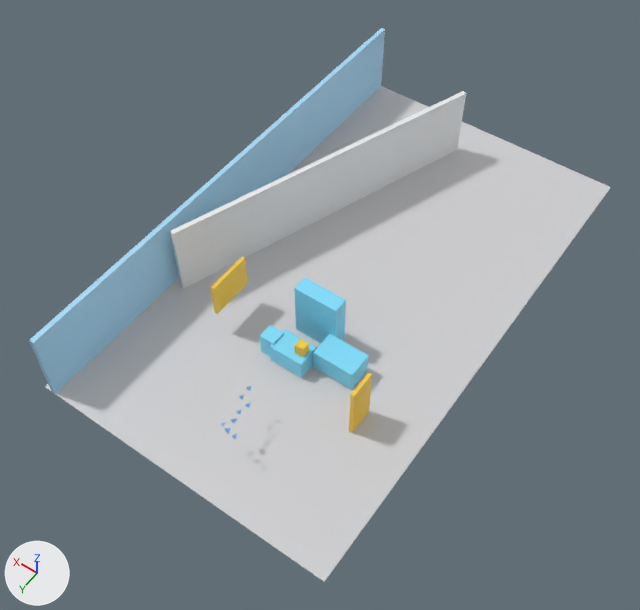
The glTF model outputs/scenes/planevue_video_sample_room_demo.glb, before and after one commit.
Camera for both pictures: a 50 mm camera at (-10.2, 10.5, 24.1) aimed at (0.6, -4.7, 0.3). Lighting does not change. The marker at lower left points along +X, +Y and +Z. The picture after the commit comes second.

The scene before the commit, as lines of its bpy script (objects in view):
```python
ob_camera_6 = bpy.data.objects.new('camera_6', me_geometry_9)
ob_camera_6.location = (0.0, 0.0, 0.0)
ob_camera_7 = bpy.data.objects.new('camera_7', me_geometry_10)
ob_camera_7.location = (0.0, 0.0, 0.0)
ob_camera_8 = bpy.data.objects.new('camera_8', me_geometry_11)
ob_camera_8.location = (0.0, 0.0, 0.0)
ob_camera_9 = bpy.data.objects.new('camera_9', me_geometry_12)
ob_camera_9.location = (0.0, 0.0, 0.0)
ob_floor_slab = bpy.data.objects.new('floor_slab', me_geometry_0)
ob_floor_slab.location = (0.0, 0.0, 0.0)
ob_object_obj_sofa_01_sofa = bpy.data.objects.new('object_OBJ_SOFA_01_sofa', me_geometry_18)
ob_object_obj_sofa_01_sofa.location = (0.0, 0.0, 0.0)
ob_wall_cmp_1_inferred = bpy.data.objects.new('wall_cmp_1_inferred', me_geometry_2)
ob_wall_cmp_1_inferred.location = (0.0, 0.0, 0.0)
ob_wall_obs_1 = bpy.data.objects.new('wall_obs_1', me_geometry_1)
ob_wall_obs_1.location = (0.0, 0.0, 0.0)
# also in view: 'object_OBJ_CABINET_01_cabinet' at (0.0, -3.8, 1.1); 'object_OBJ_DOOR_01_door' at (-2.9, -1.8, 1.0); 'object_OBJ_TABLE_01_table' at (0.1, -2.5, 0.4); 'object_OBJ_WINDOW_01_window' at (2.9, -2.8, 1.5)
```
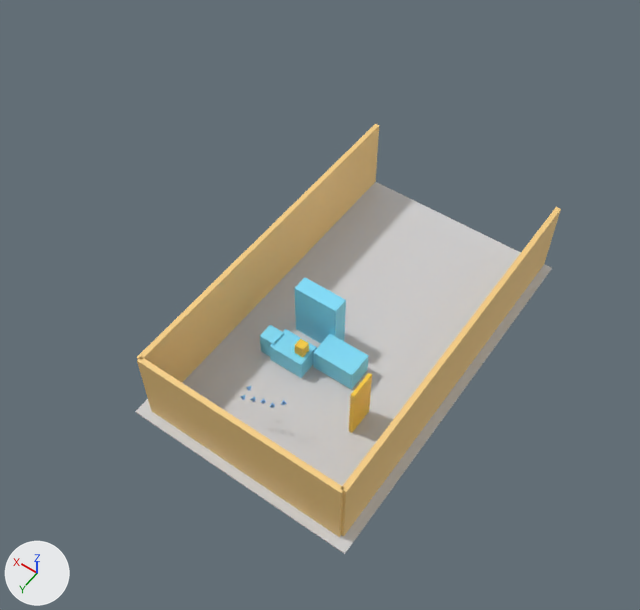
Not visible in the pictures: 'camera_7', 'camera_9'.

What differs and where, as boxes [x1, y1, x2, y2] in the pictures (640 x 610 px):
```json
{"object": "floor_slab", "change": "moved, rescaled", "before": [45, 86, 611, 582], "after": [135, 182, 552, 554], "on screen": "26% narrower, 25% shorter"}
{"object": "wall_cmp_1_inferred", "change": "deleted", "before": [29, 28, 385, 394], "on screen": "blue"}
{"object": "wall_obs_1", "change": "deleted", "before": [170, 91, 466, 289]}
{"object": "wall_cmp_2_generated", "change": "added", "after": [137, 124, 379, 382], "on screen": "brown"}
{"object": "wall_cmp_1_generated", "change": "added", "after": [137, 357, 345, 537], "on screen": "brown"}
{"object": "wall_cmp_3_generated", "change": "added", "after": [341, 207, 561, 536]}
{"object": "camera_6", "change": "deleted", "before": [232, 434, 237, 439]}
{"object": "camera_8", "change": "deleted", "before": [221, 423, 226, 427]}
```

Scene script edits in JSON lines:
```json
{"block": "me_geometry_0", "where": "# used by ob_floor_slab; location = (0.0, 0.0, 0.0)"}
{"op": "remove", "block": "me_geometry_0", "code": "me_geometry_0.from_pydata(...)  # 8 vertices, 12 faces; spans x -5.0..6.0, y -16.0..3.0, z -0.1..0.0"}
{"op": "add", "block": "me_geometry_0", "code": "me_geometry_0.from_pydata(...)  # 8 vertices, 12 faces; spans x -5.0..3.0, y -11.0..2.0, z -0.1..0.0"}
{"block": "me_geometry_0", "change": "me_geometry_0 part 1: the whole mesh is scaled about its middle by (0.727, 0.684, 1), then moved by (-1.5, 2.0, 0.0)"}
{"op": "add", "block": "me_geometry_3_1", "code": ["me_geometry_3_1 = bpy.data.meshes.new('geometry_3')", "me_geometry_3_1.from_pydata(...)  # a box spanning x -4.69..-4.51, y -11.0..1.6, z 0.0..2.8", "me_geometry_3_1.materials.append(mat_defaultmaterial_003)"]}
{"op": "add", "block": "me_geometry_2_1", "code": ["me_geometry_2_1 = bpy.data.meshes.new('geometry_2')", "me_geometry_2_1.from_pydata(...)  # a box spanning x 2.51..2.69, y -11.0..1.6, z 0.0..2.8", "me_geometry_2_1.materials.append(mat_defaultmaterial_002)"]}
{"op": "add", "block": "me_geometry_1_1", "code": ["me_geometry_1_1 = bpy.data.meshes.new('geometry_1')", "me_geometry_1_1.from_pydata(...)  # a box spanning x -4.6..2.6, y 1.51..1.69, z 0.0..2.8", "me_geometry_1_1.materials.append(mat_defaultmaterial_001)"]}
{"op": "remove", "block": "ob_wall_obs_1", "code": ["ob_wall_obs_1 = bpy.data.objects.new('wall_obs_1', me_geometry_1)", "ob_wall_obs_1.location = (0.0, 0.0, 0.0)"]}
{"op": "remove", "block": "ob_wall_cmp_1_inferred", "code": ["ob_wall_cmp_1_inferred = bpy.data.objects.new('wall_cmp_1_inferred', me_geometry_2)", "ob_wall_cmp_1_inferred.location = (0.0, 0.0, 0.0)"]}
{"op": "remove", "block": "ob_camera_6", "code": ["ob_camera_6 = bpy.data.objects.new('camera_6', me_geometry_9)", "ob_camera_6.location = (0.0, 0.0, 0.0)"]}
{"op": "remove", "block": "ob_camera_7", "code": ["ob_camera_7 = bpy.data.objects.new('camera_7', me_geometry_10)", "ob_camera_7.location = (0.0, 0.0, 0.0)"]}
{"op": "remove", "block": "ob_camera_8", "code": ["ob_camera_8 = bpy.data.objects.new('camera_8', me_geometry_11)", "ob_camera_8.location = (0.0, 0.0, 0.0)"]}
{"op": "remove", "block": "ob_camera_9", "code": ["ob_camera_9 = bpy.data.objects.new('camera_9', me_geometry_12)", "ob_camera_9.location = (0.0, 0.0, 0.0)"]}
{"op": "add", "block": "ob_wall_cmp_3_generated", "code": ["ob_wall_cmp_3_generated = bpy.data.objects.new('wall_cmp_3_generated', me_geometry_3_1)", "ob_wall_cmp_3_generated.location = (0.0, 0.0, 0.0)"]}
{"op": "add", "block": "ob_wall_cmp_2_generated", "code": ["ob_wall_cmp_2_generated = bpy.data.objects.new('wall_cmp_2_generated', me_geometry_2_1)", "ob_wall_cmp_2_generated.location = (0.0, 0.0, 0.0)"]}
{"op": "add", "block": "ob_wall_cmp_1_generated", "code": ["ob_wall_cmp_1_generated = bpy.data.objects.new('wall_cmp_1_generated', me_geometry_1_1)", "ob_wall_cmp_1_generated.location = (0.0, 0.0, 0.0)"]}
```
